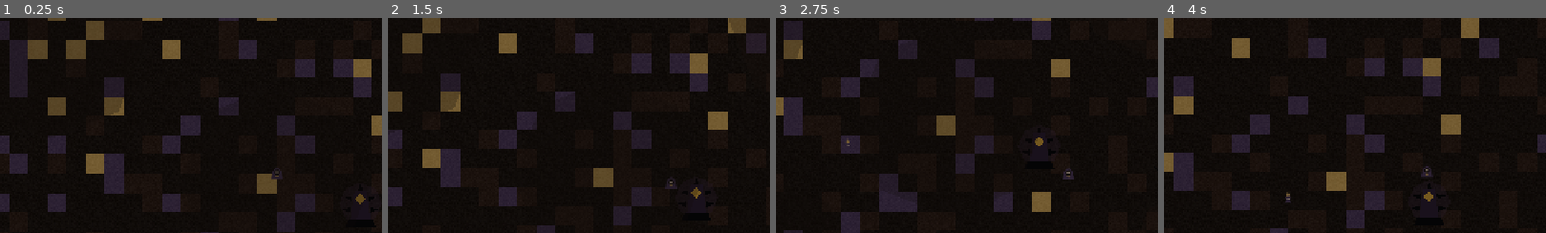
Above: before the commit, frames 1-4 (left to right).
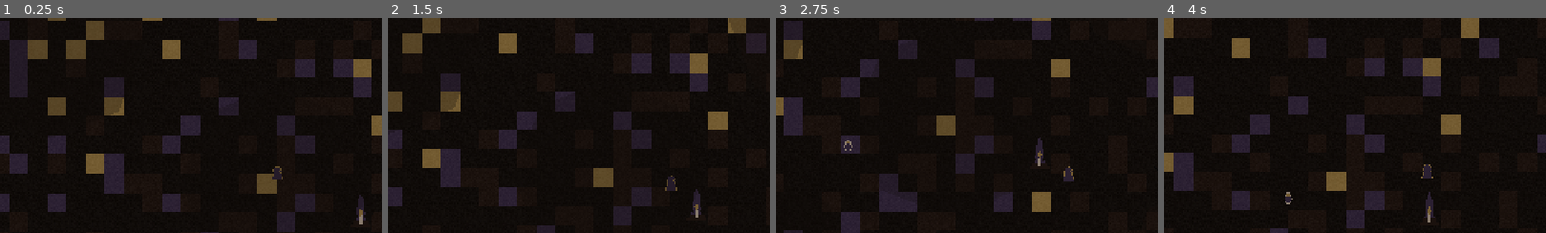
Above: after the commit, the same moments.

Repository: amzer24/sealed-chapel
Game: Godot game, scene res://scenes/main/Main.tscn
Two runs of this game, one before a commit and one after it. Both use one fixed random seed, a clock stepped at 60 frames per second and the inputs below.
Inputs (mouse positions are % of the whole screen's width and height, from its top left):
- Up to frame 1 (0.25 s): no input
- Up to frame 2 (1.5 s): tap Enter at 0.5 s; move the mouse to (72, 45) at 0.52 s; hold D 0.53-1.28 s; move the mouse to (30, 55) at 1.27 s; hold S from 1.28 s (still down)
- Up to frame 3 (2.75 s): move the mouse to (60, 28) at 2.02 s; release S at 2.03 s; hold D from 2.03 s (still down)
- Up to frame 4 (4 s): move the mouse to (45, 70) at 2.77 s; release D at 2.78 s; hold W 2.78-3.53 s; move the mouse to (80, 65) at 3.52 s; hold A from 3.53 s (still down)
The pictures show only the part of the screen within x 14-64%, y 14-64%; the shares and areas given below are measured in that part.

The runs differ from the first frame. In frame 1, 0.2% of the frame differs, in the area x 71-98%, y 68-97%; in frame 2, 0.2%; in frame 3, 0.3%; in frame 4, 0.3%, in the area x 31-74%, y 68-97%.

Commit message:
Cast contrast: hard-pixel five-hex silhouettes + nearest filter wiring
Replace the anti-aliased placeholder sprites with hard-edged,
nearest-neighbor pixel art built only from the five locked hexes
(soot/bone/bruise/curse/rot):

- Player 24x24: bruise fill, 1px curse-gold outline, one curse eye
- Crawler 20x20: rot fill, bone outline, bruise eyes
- Wraith 20x20: bruise fill, bone outline, curse flame tip
- XP pickup 12x12: curse fill, bone outline ring, hot bone centre
- Bargain shrine ~48x64 (new PNG): plinth + thorns + one curse candle,
  replacing the Polygon2D placeholder so the landmark reads as a
  distinct silhouette instead of soft vector fills

Every Sprite2D that shows one of these textures now sets
texture_filter = NEAREST so the pixels stay crisp at survivors zoom
instead of blurring under the default linear filter.

Co-authored-by: Lee Leckenby <amzer24@users.noreply.github.com>

Diff:
--- a/scenes/enemies/Crawler.tscn
+++ b/scenes/enemies/Crawler.tscn
@@ -25,6 +25,7 @@
 [node name="Visual" type="Node2D" parent="."]
 
 [node name="Sprite" type="Sprite2D" parent="Visual"]
+texture_filter = 1
 texture = ExtResource("2")
 
 [node name="AttackArea" type="Area2D" parent="."]
--- a/scenes/enemies/Wraith.tscn
+++ b/scenes/enemies/Wraith.tscn
@@ -25,6 +25,7 @@
 [node name="Visual" type="Node2D" parent="."]
 
 [node name="Sprite" type="Sprite2D" parent="Visual"]
+texture_filter = 1
 texture = ExtResource("2")
 
 [node name="AttackArea" type="Area2D" parent="."]
--- a/scenes/pickups/XPOrb.tscn
+++ b/scenes/pickups/XPOrb.tscn
@@ -15,4 +15,5 @@
 shape = SubResource("CircleShape2D_1")
 
 [node name="Gem" type="Sprite2D" parent="."]
+texture_filter = 1
 texture = ExtResource("2")
--- a/scenes/player/Player.tscn
+++ b/scenes/player/Player.tscn
@@ -18,6 +18,7 @@
 position = Vector2(0, -1)
 
 [node name="Sprite" type="Sprite2D" parent="Visual"]
+texture_filter = 1
 texture = ExtResource("2")
 
 [node name="AttackTimer" type="Timer" parent="."]
--- a/scenes/props/PropBargainShrine.tscn
+++ b/scenes/props/PropBargainShrine.tscn
@@ -1,39 +1,10 @@
-[gd_scene load_steps=1 format=3]
+[gd_scene load_steps=2 format=3]
+
+[ext_resource type="Texture2D" path="res://assets/sprites/props/bargain_shrine.png" id="1"]
 
 [node name="PropBargainShrine" type="Node2D"]
 
-[node name="Glow" type="Polygon2D" parent="."]
-color = Color(0.29, 0.2, 0.33, 0.28)
-polygon = PackedVector2Array(0, -76, 25, -65, 36, -40, 25, -15, 0, -4, -25, -15, -36, -40, -25, -65)
-
-[node name="Base" type="Polygon2D" parent="."]
-color = Color(0.035, 0.031, 0.043, 1)
-polygon = PackedVector2Array(-26, 0, 26, 0, 20, -14, -20, -14)
-
-[node name="Monolith" type="Polygon2D" parent="."]
-color = Color(0.17, 0.12, 0.2, 1)
-polygon = PackedVector2Array(-16, -14, 16, -14, 10, -62, -10, -62)
-
-[node name="Cap" type="Polygon2D" parent="."]
-color = Color(0.035, 0.031, 0.043, 1)
-polygon = PackedVector2Array(-4, -62, 4, -62, 0, -74)
-
-[node name="ThornLeftLower" type="Polygon2D" parent="."]
-color = Color(0.035, 0.031, 0.043, 1)
-polygon = PackedVector2Array(-16, -24, -30, -30, -16, -34)
-
-[node name="ThornLeftUpper" type="Polygon2D" parent="."]
-color = Color(0.035, 0.031, 0.043, 1)
-polygon = PackedVector2Array(-14, -44, -27, -50, -13, -53)
-
-[node name="ThornRightLower" type="Polygon2D" parent="."]
-color = Color(0.035, 0.031, 0.043, 1)
-polygon = PackedVector2Array(16, -24, 30, -30, 16, -34)
-
-[node name="ThornRightUpper" type="Polygon2D" parent="."]
-color = Color(0.035, 0.031, 0.043, 1)
-polygon = PackedVector2Array(14, -44, 27, -50, 13, -53)
-
-[node name="Rune" type="Polygon2D" parent="."]
-color = Color(0.78, 0.62, 0.22, 1)
-polygon = PackedVector2Array(0, -57, 9, -48, 0, -39, -9, -48)
+[node name="Sprite" type="Sprite2D" parent="."]
+texture_filter = 1
+position = Vector2(0, -32)
+texture = ExtResource("1")
Binary file changed: assets/sprites/enemies/crawler.png
Binary file changed: assets/sprites/enemies/wraith.png
Binary file changed: assets/sprites/pickups/xp_orb.png
Binary file changed: assets/sprites/player/player.png
Binary file added: assets/sprites/props/bargain_shrine.png
Not shown, added: assets/sprites/props/bargain_shrine.png.import
